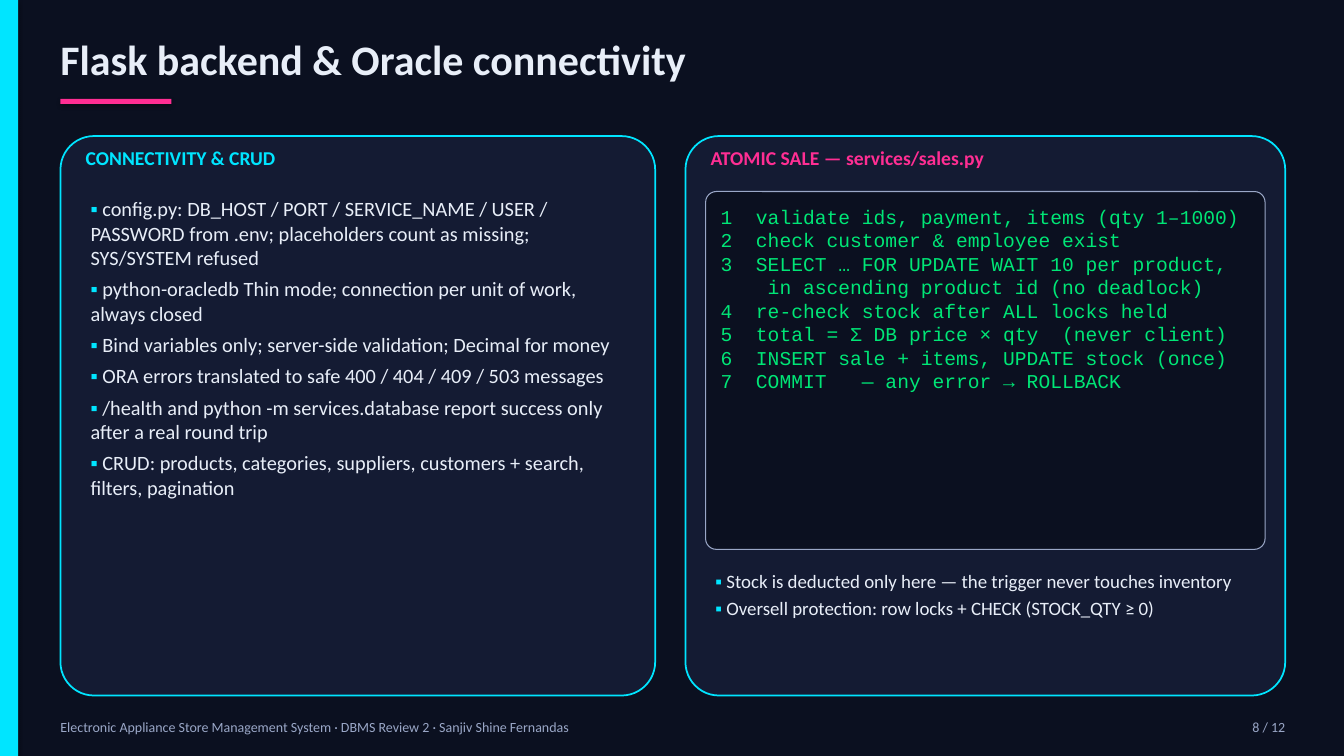
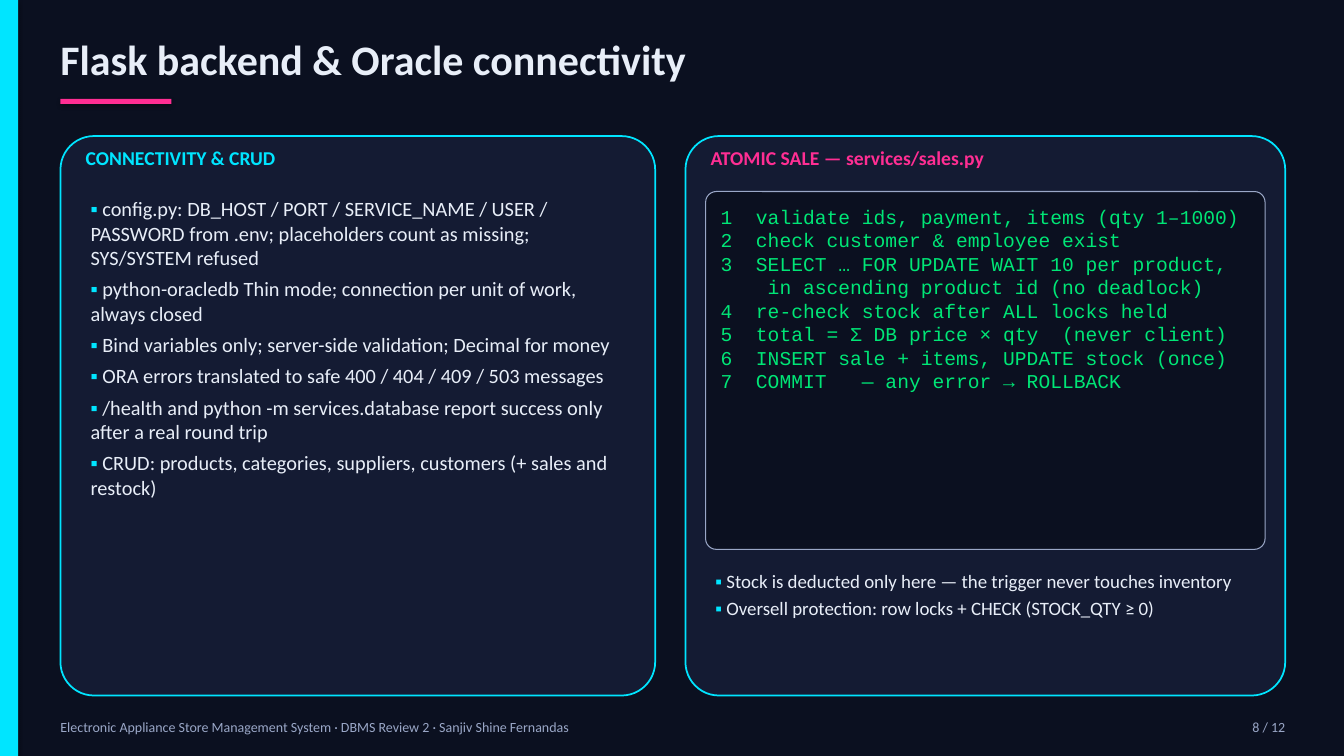
Before and after one commit to sanjiv283/Electronic_Appliance_Store_Manager, a slide deck: slide 8 of docs/Review_2_Presentation.pptx. Drawn at 1344x756 pixels with LibreOffice and Linux fonts; fonts in the diff are those of the drawing. Boxes give left, top, right and bottom in pixels: in the first picture for what was removed or moved away, otherwise in the second. Text is boxed around its words. In the diff, an @@ line names an element or a change of style, - is before the commit and + after.

```diff
--- a/docs/Review_2_Presentation.pptx
+++ b/docs/Review_2_Presentation.pptx
@@ text at (x1=91, y1=456, x2=607, y2=498): text changed @@
-▪ CRUD: products, categories, suppliers, customers + search, filters, pagination
+▪ CRUD: products, categories, suppliers, customers (+ sales and restock)
```
Also in this commit, not shown: 4 other slides changed, 7 other files.
